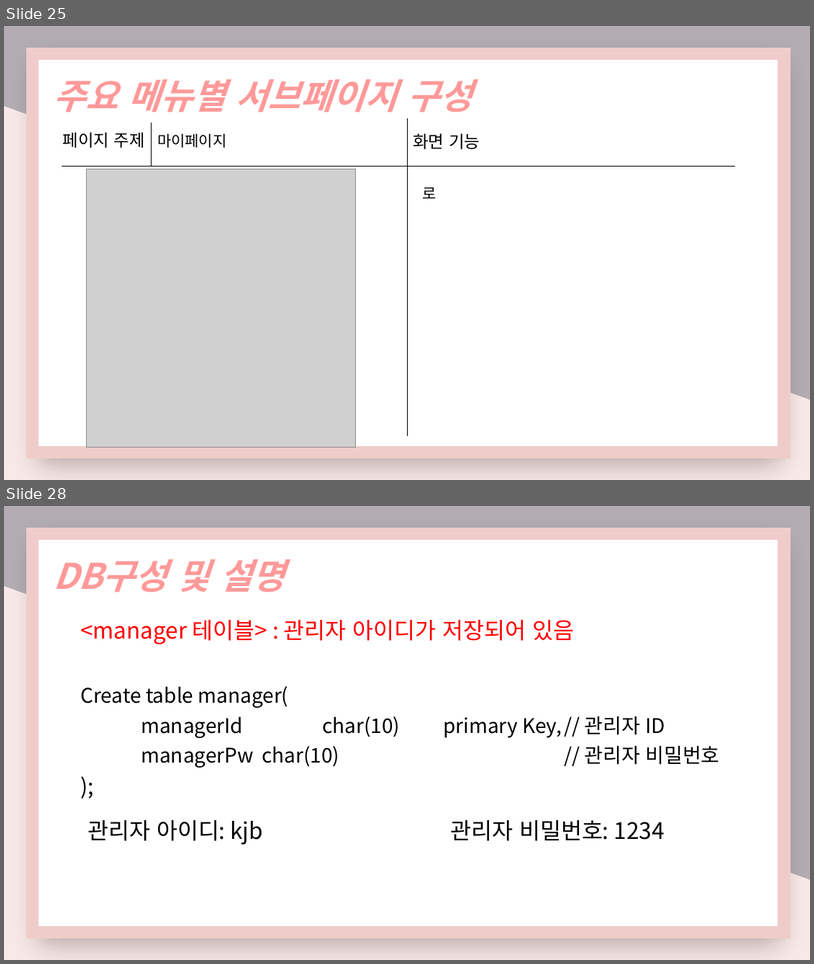
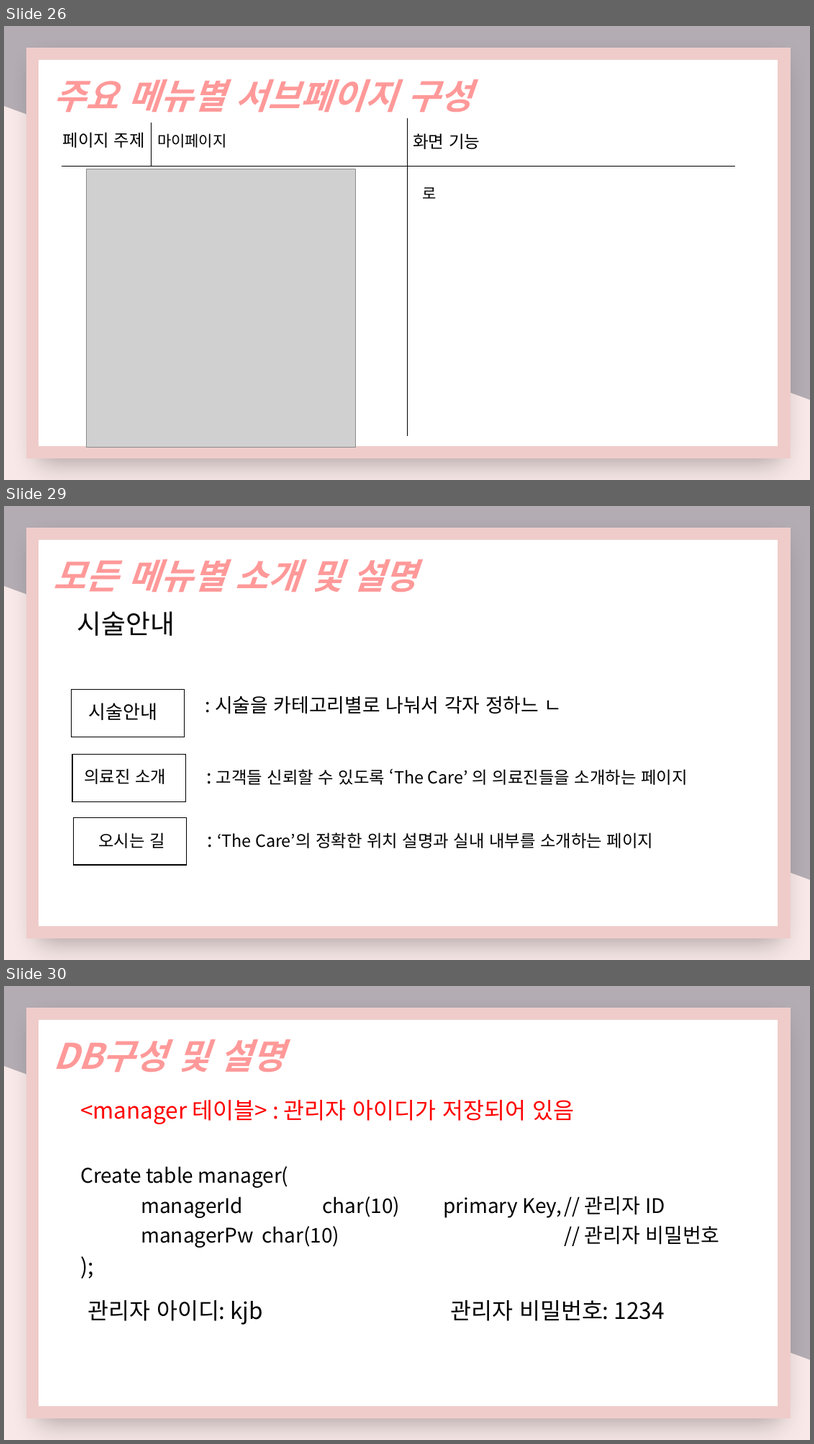
Before and after one commit to nimi2838/thecare, a slide deck: 졸작 기획서.pptx. Shown one above the other, each under a label of ours: slides 25 and 28 before the commit, slides 26, 29 and 30 after it; the slides between them are not shown. The pictures are 814x964 and 814x1444 pixels, drawn with LibreOffice and Linux fonts; fonts in the diff are those of the drawing; grey boxes stand for pictures. Boxes give left, top, right and bottom in pixels: in the first picture for what was removed or moved away, otherwise in the second. Text is boxed around its words. In the diff, an @@ line names an element or a change of style, - is before the commit and + after.

Commit message:
22.01.25

```diff
--- a/졸작 기획서.pptx
+++ b/졸작 기획서.pptx
@@ slide 29 added at (x1=4, y1=506, x2=810, y2=960), background gradient #B3ACB3 to #F8E9E8 @@
@@ rectangle added at (x1=32, y1=534, x2=785, y2=932), fill #FFFFFF, outline #D9D9D9 14.75 pt @@
@@ text added at (x1=53, y1=559, x2=417, y2=592), 42 pt, text #FF9999, bold, italic @@
+모든 메뉴별 소개 및 설명
@@ text added at (x1=77, y1=611, x2=175, y2=636), 31.6 pt, text #000000 @@
+시술안내
@@ rectangle added at (x1=71, y1=690, x2=184, y2=736), outline #000000 1 pt @@
@@ text added at (x1=215, y1=695, x2=563, y2=713), 23 pt, text #000000 @@
+: 시술을 카테고리별로 나눠서 각자 정하느 ㄴ
@@ text added at (x1=88, y1=703, x2=157, y2=720), 22.4 pt, text #000000 @@
+시술안내
@@ rectangle added at (x1=72, y1=754, x2=185, y2=801), outline #000000 1 pt @@
@@ text added at (x1=84, y1=768, x2=166, y2=784), 20 pt, text #000000 @@
+의료진 소개
@@ text added at (x1=216, y1=769, x2=687, y2=785), 20 pt, text #000000 @@
+: 고객들 신뢰할 수 있도록 ‘The Care’ 의 의료진들을 소개하는 페이지
@@ rectangle added at (x1=74, y1=818, x2=187, y2=865), outline #000000 1 pt @@
@@ text added at (x1=98, y1=832, x2=165, y2=848), 20 pt, text #000000 @@
+오시는 길
@@ text added at (x1=217, y1=832, x2=653, y2=848), 20 pt, text #000000 @@
+: ‘The Care’의 정확한 위치 설명과 실내 내부를 소개하는 페이지
@@ what was slide 25 is now slide 26 @@
@@ what was slide 28 is now slide 30 @@
```
Also in this commit, not shown: 2 slides changed, 1 other slide added.
